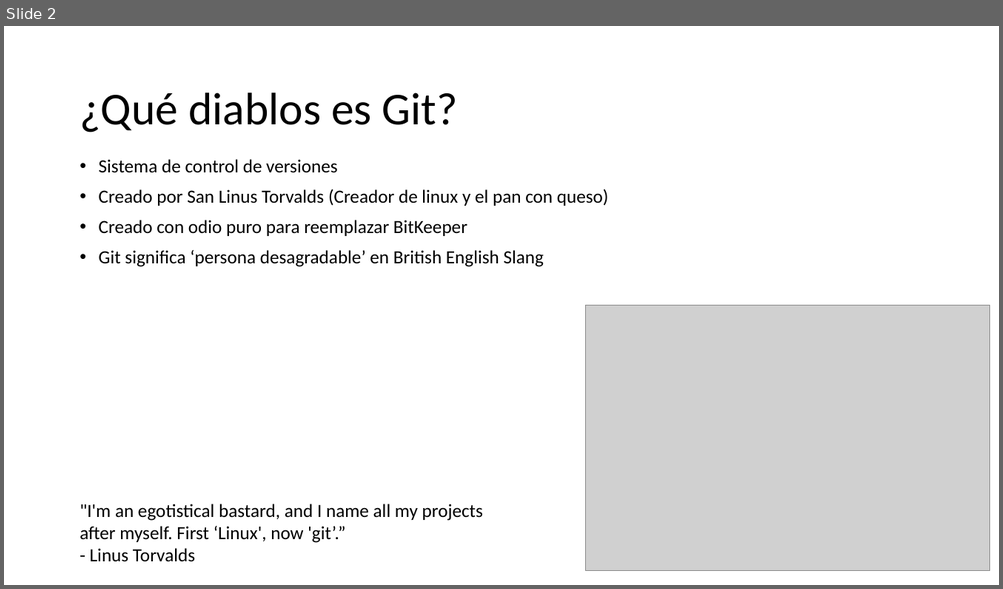
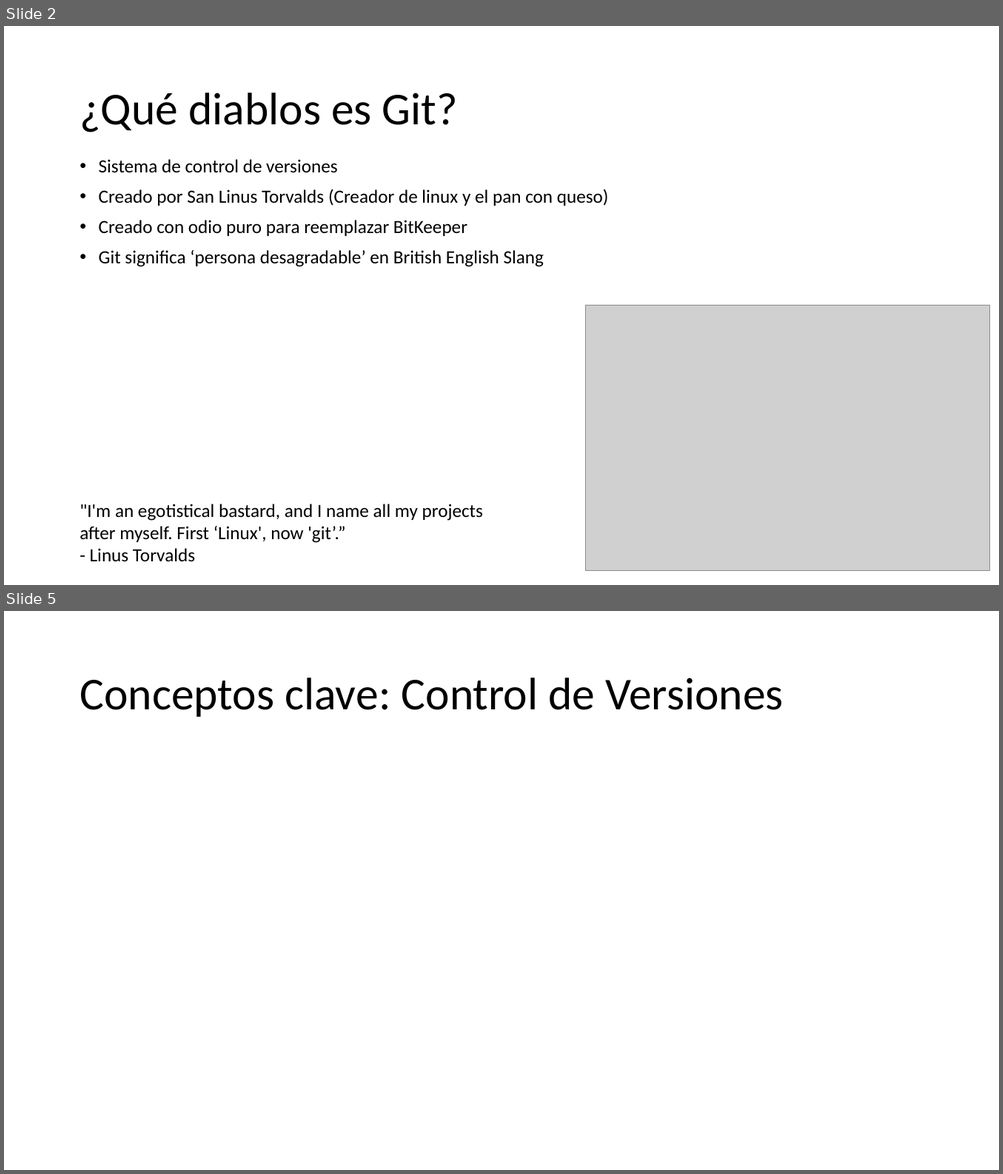
Before and after one commit to Shisah/GitGud2, a slide deck: Presentation/Git Gud 2.pptx. Shown one above the other, each under a label of ours: slide 2 before the commit, slides 2 and 5 after it; the slides between them are not shown. The pictures are 1003x589 and 1003x1174 pixels, drawn with LibreOffice and Linux fonts; fonts in the diff are those of the drawing; grey boxes stand for pictures. Boxes give left, top, right and bottom in pixels: in the first picture for what was removed or moved away, otherwise in the second. Text is boxed around its words. In the diff, an @@ line names an element or a change of style, - is before the commit and + after.

Commit message:
Agregados diapos de conceptos claves vacias

```diff
--- a/Presentation/Git Gud 2.pptx
+++ b/Presentation/Git Gud 2.pptx
@@ slide 5 added at [4, 611, 999, 1170], background #FFFFFF @@
@@ title added at [79, 678, 783, 717], 44 pt, text #000000 @@
+Conceptos clave: Control de Versiones
```
Also in this commit, not shown: 6 other slides added, 1 slide removed.
